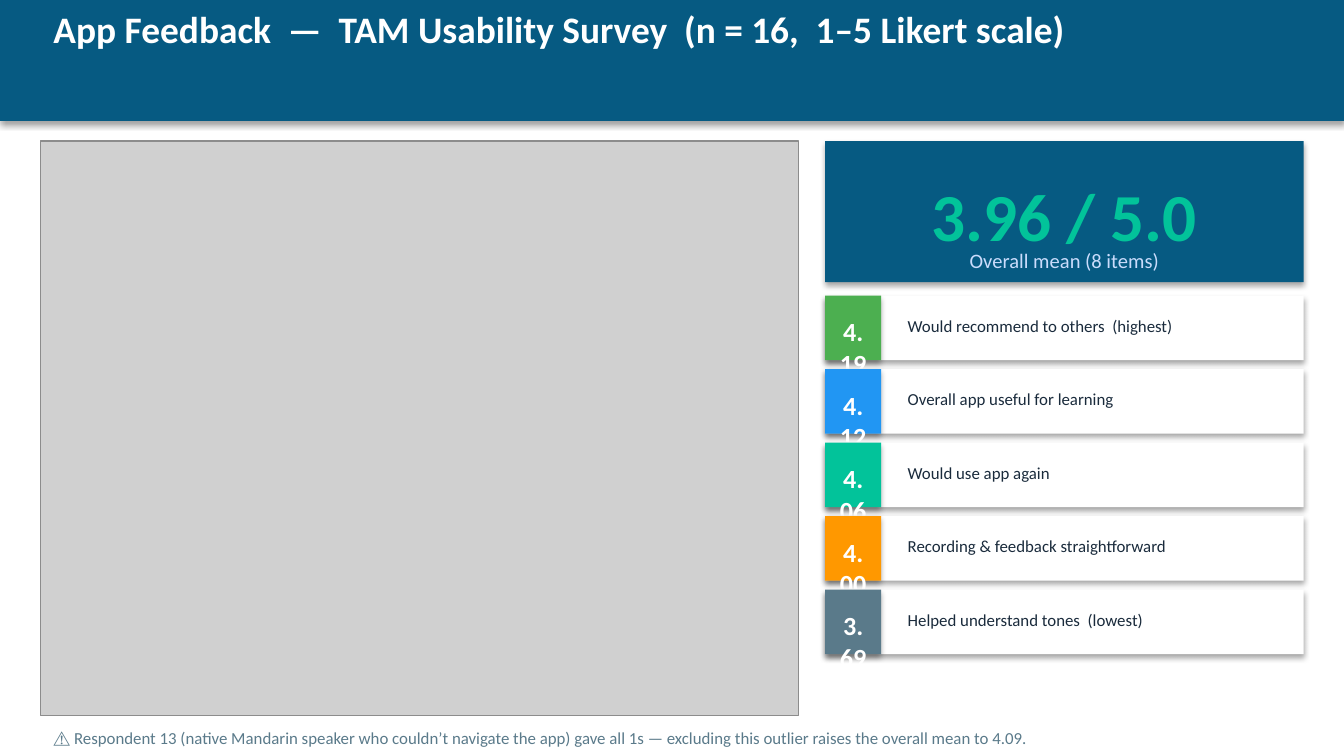
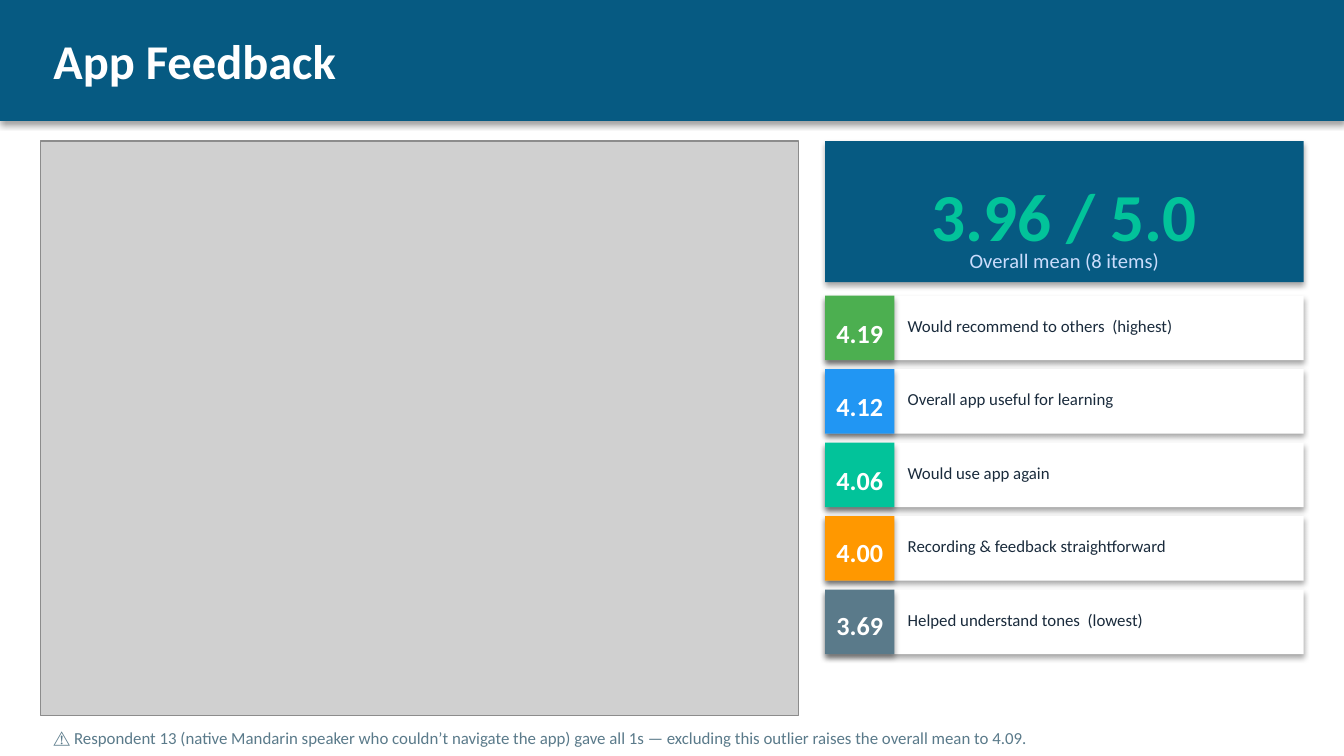
Before and after one commit to Bharath-J/mandarin-tone-coach, a slide deck: slide 7 of Milestone2.pptx. Drawn at 1344x756 pixels with LibreOffice and Linux fonts; fonts in the diff are those of the drawing; grey boxes stand for pictures. Boxes give left, top, right and bottom in pixels: in the first picture for what was removed or moved away, otherwise in the second. Text is boxed around its words. In the diff, an @@ line names an element or a change of style, - is before the commit and + after.

```diff
--- a/Milestone2.pptx
+++ b/Milestone2.pptx
@@ text "App Feedback" at box(53, 45, 336, 87): vertical alignment top to middle @@
@@ text at box(53, 45, 336, 87): text changed; size 20 to 26 pt @@
-App Feedback — TAM Usability Survey (n = 16, 1–5 Likert scale)
+App Feedback
@@ rectangle: place and size @@
-rectangle at box(825, 296, 882, 360)
+rectangle at box(825, 296, 895, 360)
@@ text "4.19" rewrapped from box(840, 324, 866, 379) to box(836, 326, 883, 343) @@
@@ text "4.12" rewrapped from box(840, 398, 866, 453) to box(836, 399, 883, 416) @@
@@ rectangle: place and size @@
-rectangle at box(825, 370, 882, 434)
+rectangle at box(825, 370, 895, 434)
@@ rectangle: place and size @@
-rectangle at box(825, 442, 882, 507)
+rectangle at box(825, 442, 895, 507)
@@ text "4.06" rewrapped from box(840, 471, 866, 526) to box(836, 472, 883, 491) @@
@@ text "4.00" rewrapped from box(840, 545, 866, 600) to box(836, 545, 883, 562) @@
@@ rectangle: place and size @@
-rectangle at box(825, 516, 882, 581)
+rectangle at box(825, 516, 895, 581)
@@ rectangle: place and size @@
-rectangle at box(825, 590, 882, 655)
+rectangle at box(825, 590, 895, 655)
@@ text "3.69" rewrapped from box(840, 618, 866, 660) to box(836, 617, 883, 635) @@
```
Also in this commit, not shown: 8 other slides changed, 1 other file.
